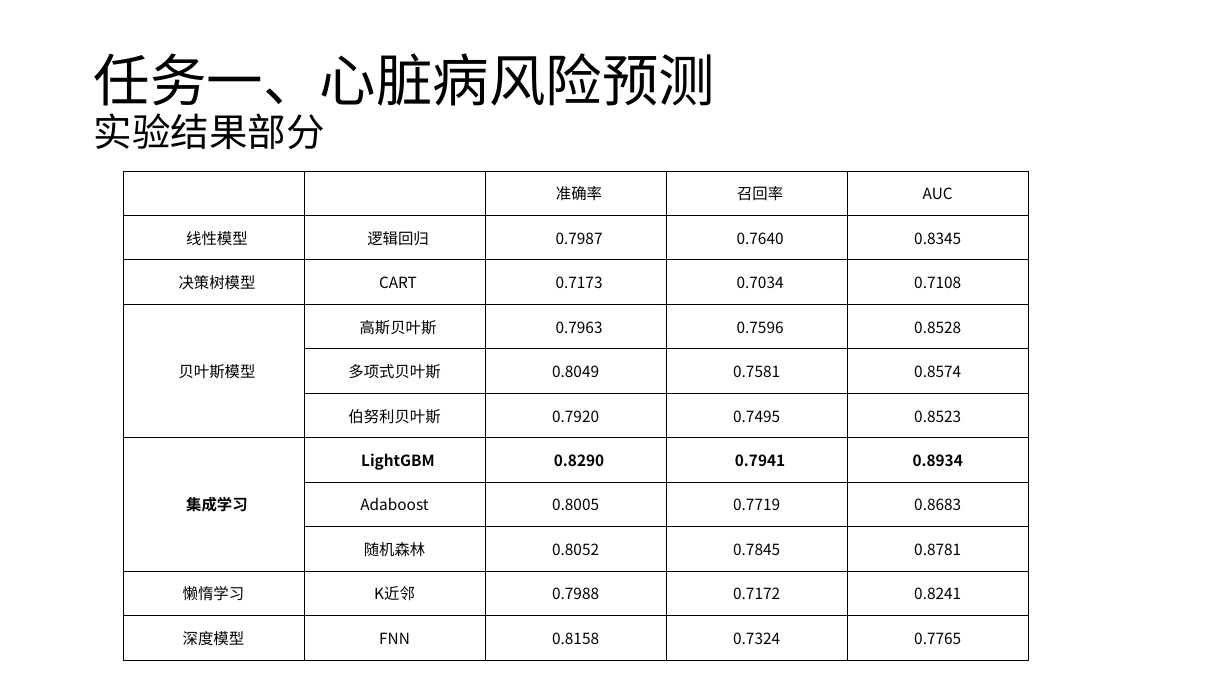
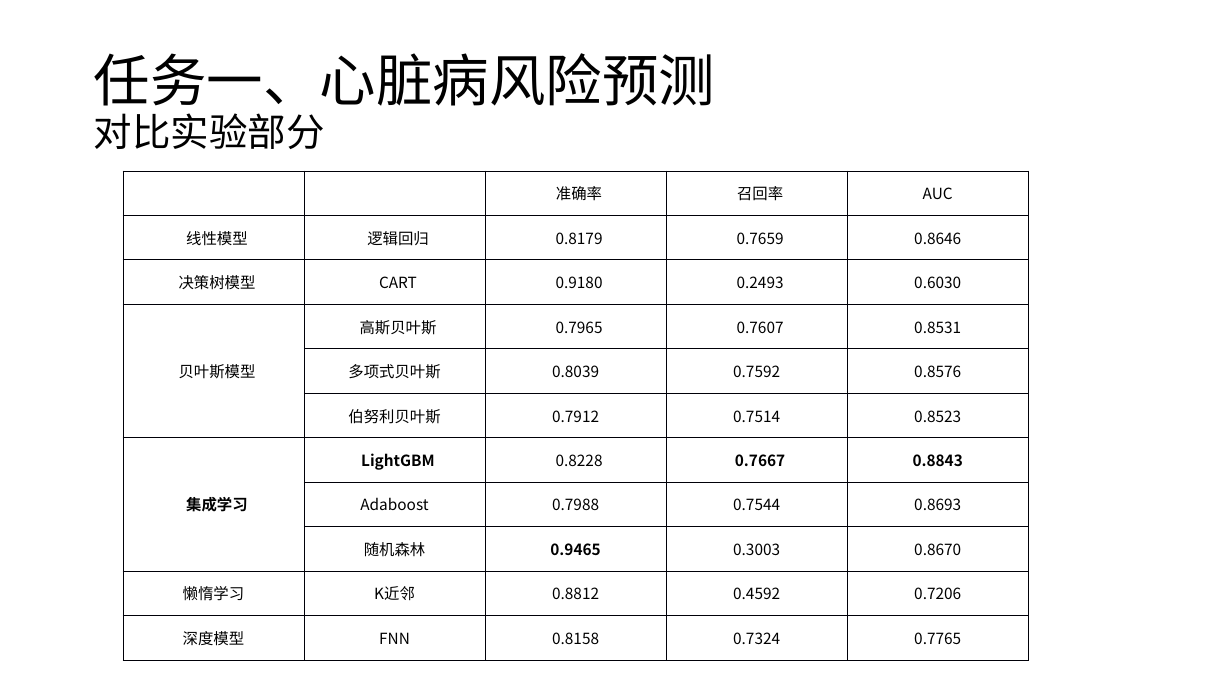
Before and after one commit to Mr-LUHAOYU/DataMiningClassDesign, a slide deck: slide 10 of commit/课程报告.pptx. Drawn at 1232x693 pixels with LibreOffice and Linux fonts; fonts in the diff are those of the drawing. Boxes give left, top, right and bottom in pixels: in the first picture for what was removed or moved away, otherwise in the second. Text is boxed around its words. In the diff, an @@ line names an element or a change of style, - is before the commit and + after.

```diff
--- a/commit/课程报告.pptx
+++ b/commit/课程报告.pptx
@@ title at box(94, 53, 715, 149): text changed @@
-任务一、心脏病风险预测
-实验结果部分
+任务一、心脏病风险预测
+对比实验部分
@@ table at box(123, 171, 1029, 660) @@
-row 2: 线性模型 | 逻辑回归 | 0.7987 | 0.7640 | 0.8345
+row 2: 线性模型 | 逻辑回归 | 0.8179 | 0.7659 | 0.8646
-row 3: 决策树模型 | CART | 0.7173 | 0.7034 | 0.7108
+row 3: 决策树模型 | CART | 0.9180 | 0.2493 | 0.6030
-row 4: 贝叶斯模型 | 高斯贝叶斯 | 0.7963 | 0.7596 | 0.8528
+row 4: 贝叶斯模型 | 高斯贝叶斯 | 0.7965 | 0.7607 | 0.8531
-row 5:  | 多项式贝叶斯 | 0.8049 | 0.7581 | 0.8574
+row 5:  | 多项式贝叶斯 | 0.8039 | 0.7592 | 0.8576
-row 6, column 3: 0.7920
+row 6, column 3: 0.7912
-row 6, column 4: 0.7495
+row 6, column 4: 0.7514
-row 7: 集成学习 | LightGBM | 0.8290 | 0.7941 | 0.8934
+row 7: 集成学习 | LightGBM | 0.8228 | 0.7667 | 0.8843
-row 8:  | Adaboost | 0.8005 | 0.7719 | 0.8683
+row 8:  | Adaboost | 0.7988 | 0.7544 | 0.8693
-row 9:  | 随机森林 | 0.8052 | 0.7845 | 0.8781
+row 9:  | 随机森林 | 0.9465 | 0.3003 | 0.8670
-row 10: 懒惰学习 | K近邻 | 0.7988 | 0.7172 | 0.8241
+row 10: 懒惰学习 | K近邻 | 0.8812 | 0.4592 | 0.7206
```
Also in this commit, not shown: 2 other slides changed, 1 slide added.
